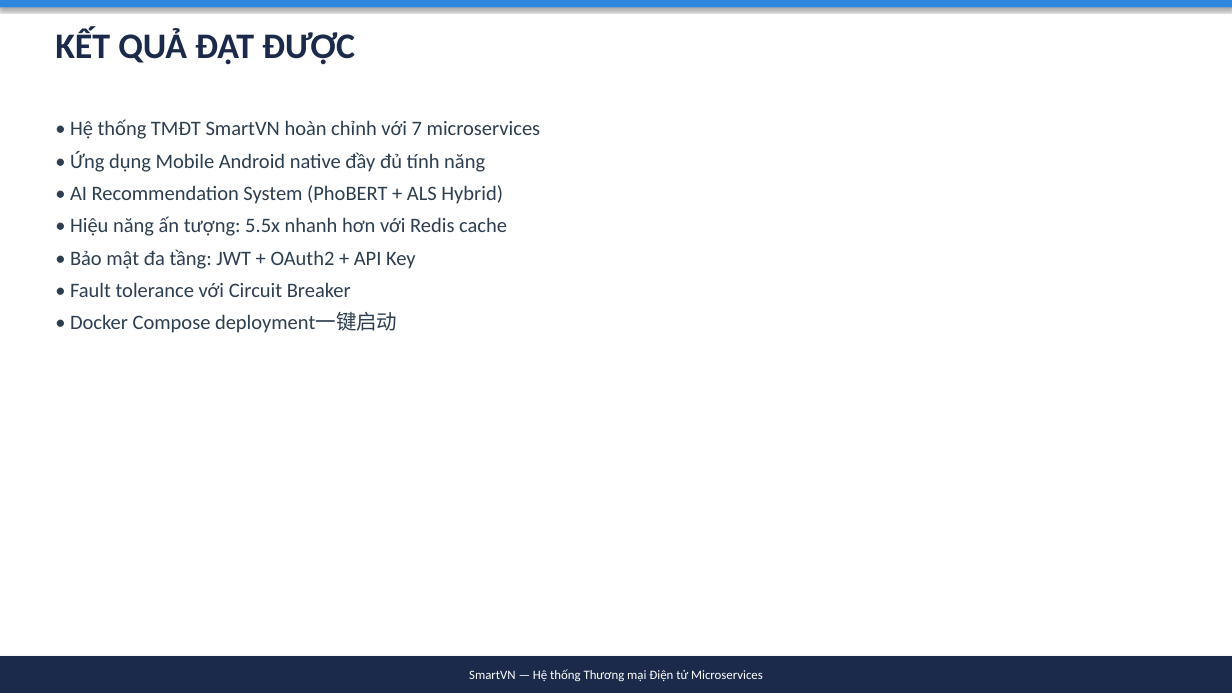
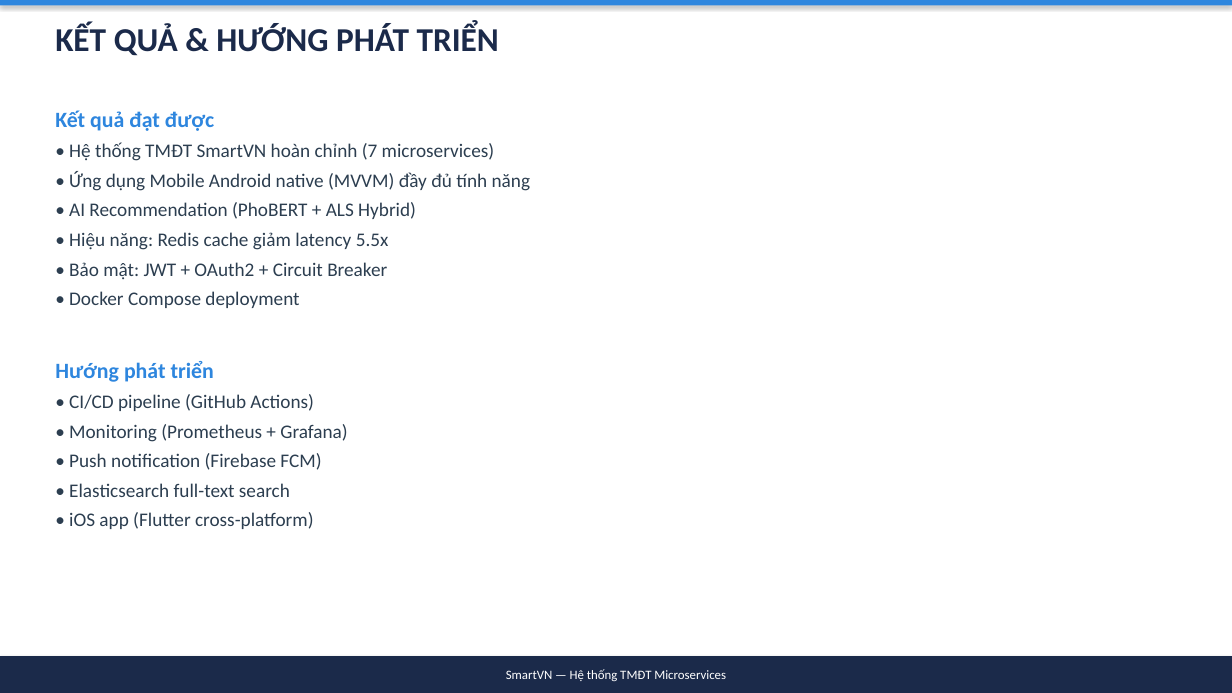
Before and after one commit to simasangggg/smartvn-report, a slide deck: slide 22 of SmartVN-Slides.pptx (slide 40 before the commit). Drawn at 1232x693 pixels with LibreOffice and Linux fonts; fonts in the diff are those of the drawing. Boxes give left, top, right and bottom in pixels: in the first picture for what was removed or moved away, otherwise in the second. Text is boxed around its words. In the diff, an @@ line names an element or a change of style, - is before the commit and + after.

Commit message:
refactor: Giảm slide xuống 23, tập trung Mobile
- Gộp 42 slides → 23 slides (gọn hơn, dễ trình bày)
- Mở rộng phần Mobile (6 slides): Login, Product, Cart/Checkout, Profile/Orders
- Giảm phần lý thuyết, tập trung demo UI + features
- Mỗi slide Mobile có ảnh screenshot + mô tả tính năng

```diff
--- a/SmartVN-Slides.pptx
+++ b/SmartVN-Slides.pptx
@@ text at (55, 24, 499, 56): text changed; size 28 to 26 pt @@
-KẾT QUẢ ĐẠT ĐƯỢC
+KẾT QUẢ & HƯỚNG PHÁT TRIỂN
@@ text at (55, 110, 530, 529): text changed; size 16 to 15 pt @@
-• Hệ thống TMĐT SmartVN hoàn chỉnh với 7 microservices
-• Ứng dụng Mobile Android native đầy đủ tính năng
-• AI Recommendation System (PhoBERT + ALS Hybrid)
-• Hiệu năng ấn tượng: 5.5x nhanh hơn với Redis cache
-• Bảo mật đa tầng: JWT + OAuth2 + API Key
-• Fault tolerance với Circuit Breaker
-• Docker Compose deployment一键启动
+Kết quả đạt được
+• Hệ thống TMĐT SmartVN hoàn chỉnh (7 microservices)
+• Ứng dụng Mobile Android native (MVVM) đầy đủ tính năng
+• AI Recommendation (PhoBERT + ALS Hybrid)
+• Hiệu năng: Redis cache giảm latency 5.5x
+• Bảo mật: JWT + OAuth2 + Circuit Breaker
+• Docker Compose deployment
+Hướng phát triển
+• CI/CD pipeline (GitHub Actions)
+• Monitoring (Prometheus + Grafana)
+• Push notification (Firebase FCM)
+• Elasticsearch full-text search
+• iOS app (Flutter cross-platform)
@@ text in rectangle at (506, 669, 726, 681): text changed @@
-SmartVN — Hệ thống Thương mại Điện tử Microservices
+SmartVN — Hệ thống TMĐT Microservices
```
Also in this commit, not shown: 15 other slides changed, 7 slides added, 26 slides removed, 1 other file.
